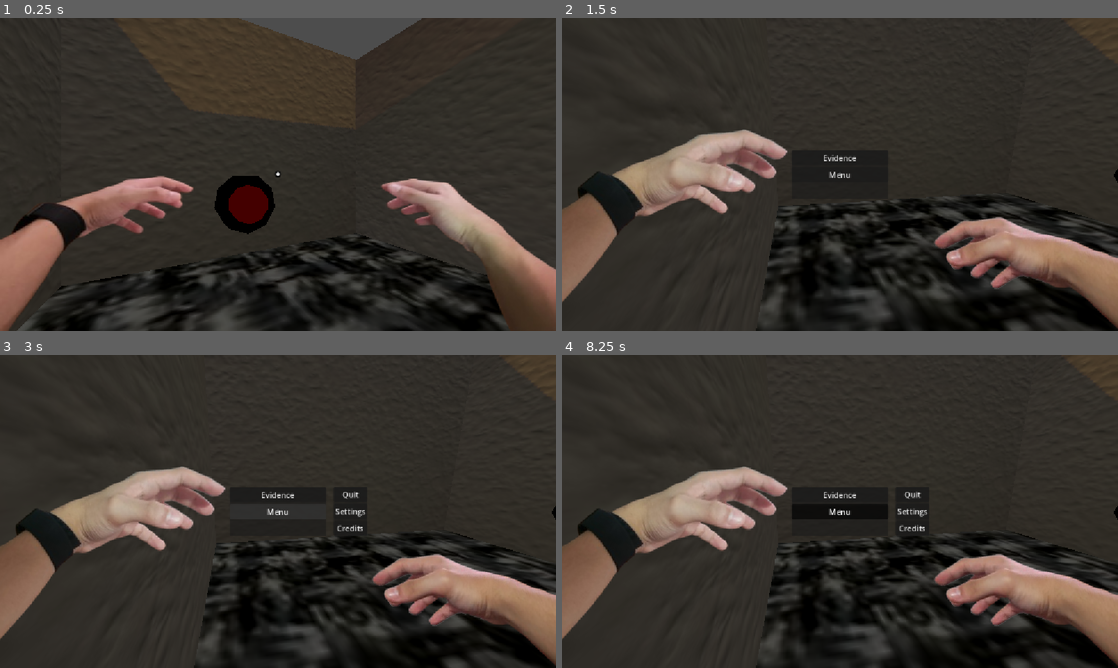
Above: before the commit, frames 1-4 (two rows, left to right).
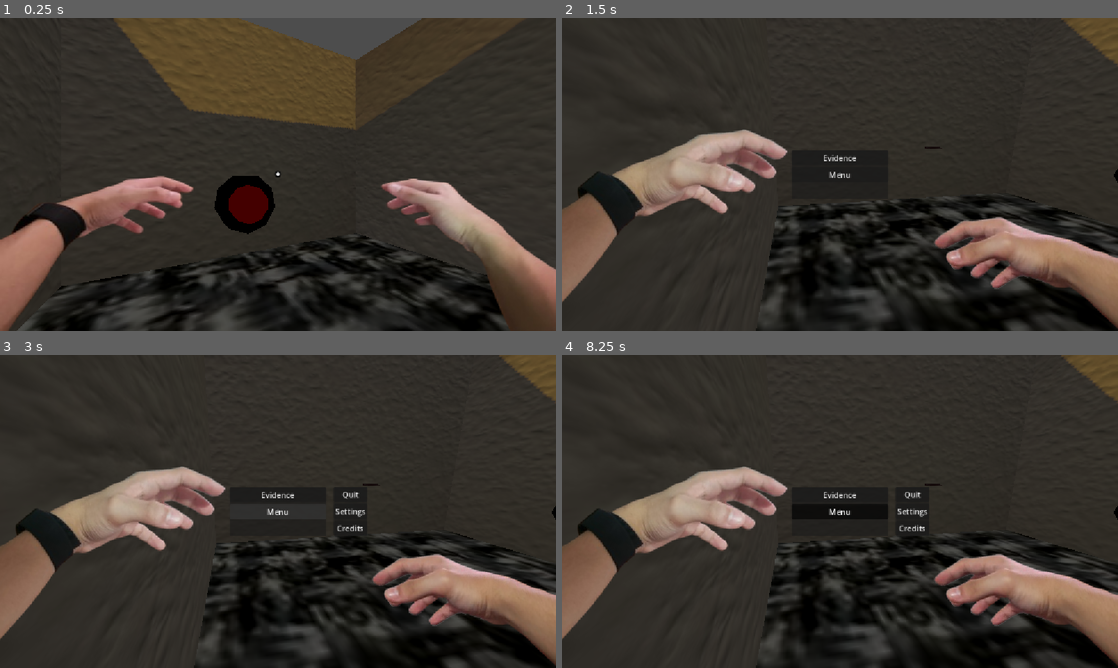
Above: after the commit, the same moments.

Repository: TheBullfrogEngineer/Fugue-Sleuth
Game: Godot game, scene res://Worlds/test_world.tscn
The game is run twice, just before and just after one commit, with the same random seed, the same clock (stepped at 60 frames per second) and the same inputs. The engine's default icon, where the game draws it, is replaced by a stand-in: a white triangle on a blue panel in a dark square.
Inputs (mouse positions are in pixels of both pictures, inside the frame that each line leads up to):
- Up to frame 1 (0.25 s): no input
- Up to frame 2 (1.5 s): tap Enter at 0.5 s; move the mouse to (962, 158) at 0.52 s; hold D (right) 0.53-1.28 s; tap Ctrl (Crouch) at 0.6 s; click (962, 158) at 0.67 s; tap Space (jump) at 0.77 s; move the mouse to (812, 174) at 1.27 s; hold W (up) from 1.28 s (still down); tap Q (Notepad) at 1.35 s
- Up to frame 3 (3 s): tap Space (jump) at 1.52 s; release W (up) at 2 s; click "Evidence" at 2 s; click "Menu" at 2.75 s
- Up to frame 4 (8.25 s): click "Settings" at 3.5 s; click "Credits" at 4.25 s; move the mouse to (895, 442) at 5.02 s; hold D (right) 5.03-5.78 s; tap one key every 0.75 s from 5.1 s: E (interact) Shift (sprint) Backspace Delete X; move the mouse to (812, 574) at 5.77 s; hold W (up) 5.78-6.53 s; click (812, 574) at 5.92 s; move the mouse to (1006, 558) at 6.52 s; hold A (left) 6.53-8.03 s; move the mouse to (673, 464) at 7.27 s; move the mouse to (867, 511) at 8.02 s; hold S (down) from 8.03 s (still down); click (867, 511) at 8.17 s

The runs differ from the first frame. In frame 1, 0.7% of the frame differs, in the area x 22-64%, y 0-34%; in frame 2, 0.1%; in frame 3, 0.1%; in frame 4, 0.1%.

Commit message:
Changed the lighting a tad and also moved the location of the notebook so it is easier to see

Diff:
--- a/fugue-sleuth/Worlds/test_world.tscn
+++ b/fugue-sleuth/Worlds/test_world.tscn
@@ -117,7 +117,7 @@
 
 [node name="DirectionalLight3D" type="DirectionalLight3D" parent="WorldEnvironment" unique_id=1400096253]
 transform = Transform3D(-0.86753637, -0.42955074, 0.25073266, -0.35514086, 0.88791543, 0.2923717, -0.34821787, 0.16459765, -0.92284995, 0, 32.44034, 24.705898)
-light_color = Color(0.22845411, 0.16121739, 0.003278065, 1)
+light_color = Color(0.42167094, 0.30908903, 0.013177526, 1)
 light_energy = 0.4
 light_indirect_energy = 5.815
 light_volumetric_fog_energy = 16.395
@@ -207,6 +207,6 @@
 [node name="Door" parent="." unique_id=389276268 instance=ExtResource("8_tbl1j")]
 
 [node name="Notepad" parent="." unique_id=946014723 instance=ExtResource("9_21ahh")]
-transform = Transform3D(1, 0, 0, 0, 1, 0, 0, 0, 1, 0, 1.4959512, -12.1423855)
+transform = Transform3D(1, 0, 0, 0, 1, 0, 0, 0, 1, 16.04528, 3.0388472, -1.6498569)
 
 [connection signal="interacted" from="StaticBody3D/InteractableObject" to="StaticBody3D/button/AnimationPlayer" method="play" binds= ["ButtonPress"]]
